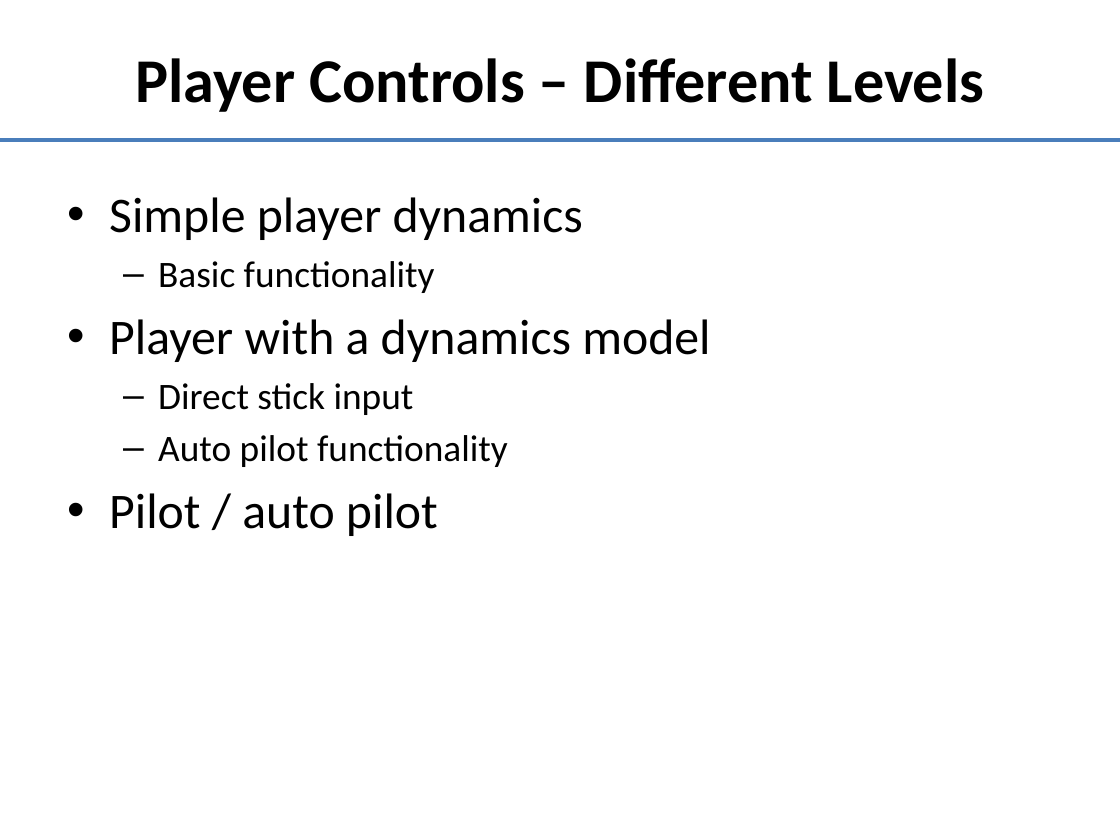
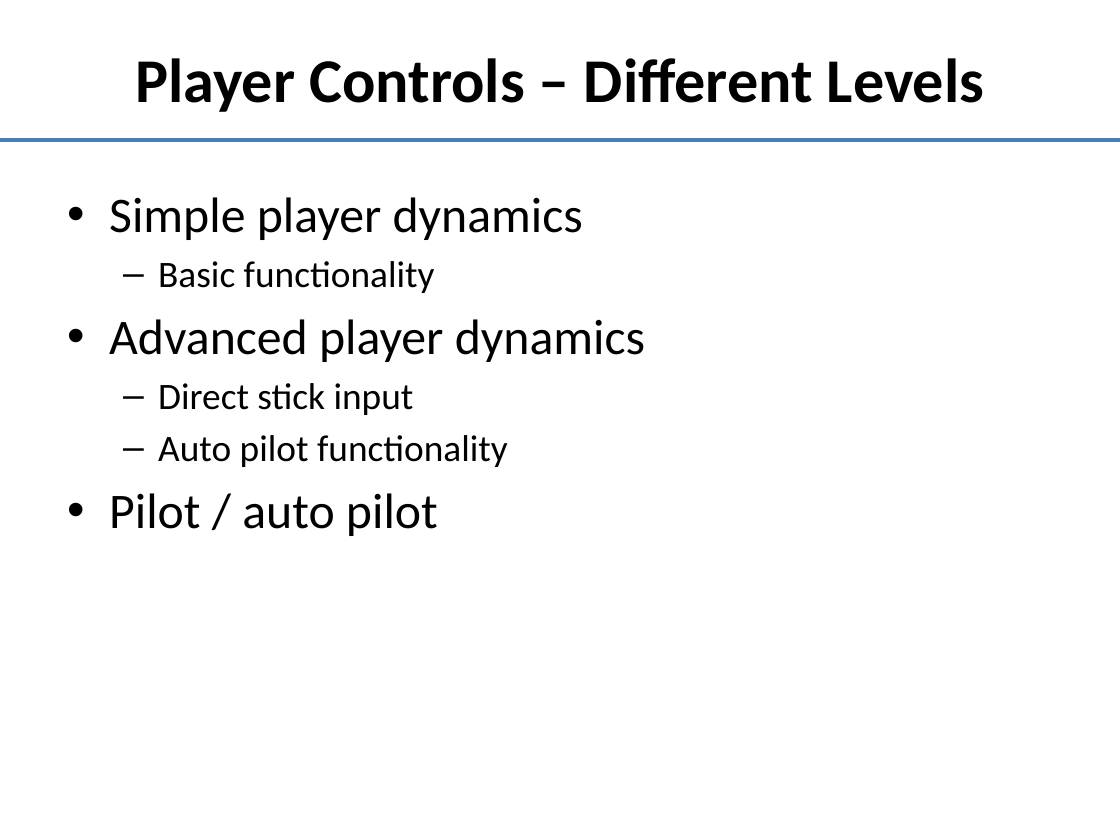
Before and after one commit to doughodson/OpenEaagles, a slide deck: slide 2 of doc/umlDiagrams/player-control-logic.pptx. Drawn at 1120x840 pixels with LibreOffice and Linux fonts; fonts in the diff are those of the drawing. Boxes give left, top, right and bottom in pixels: in the first picture for what was removed or moved away, otherwise in the second. Text is boxed around its words. In the diff, an @@ line names an element or a change of style, - is before the commit and + after.

```diff
--- a/doc/umlDiagrams/player-control-logic.pptx
+++ b/doc/umlDiagrams/player-control-logic.pptx
@@ text at (109, 319, 645, 362): text changed @@
-• Player with a dynamics model
+• Advanced player dynamics
```
Also in this commit, not shown: 11 other slides changed, 5 slides added, 1 other file.
